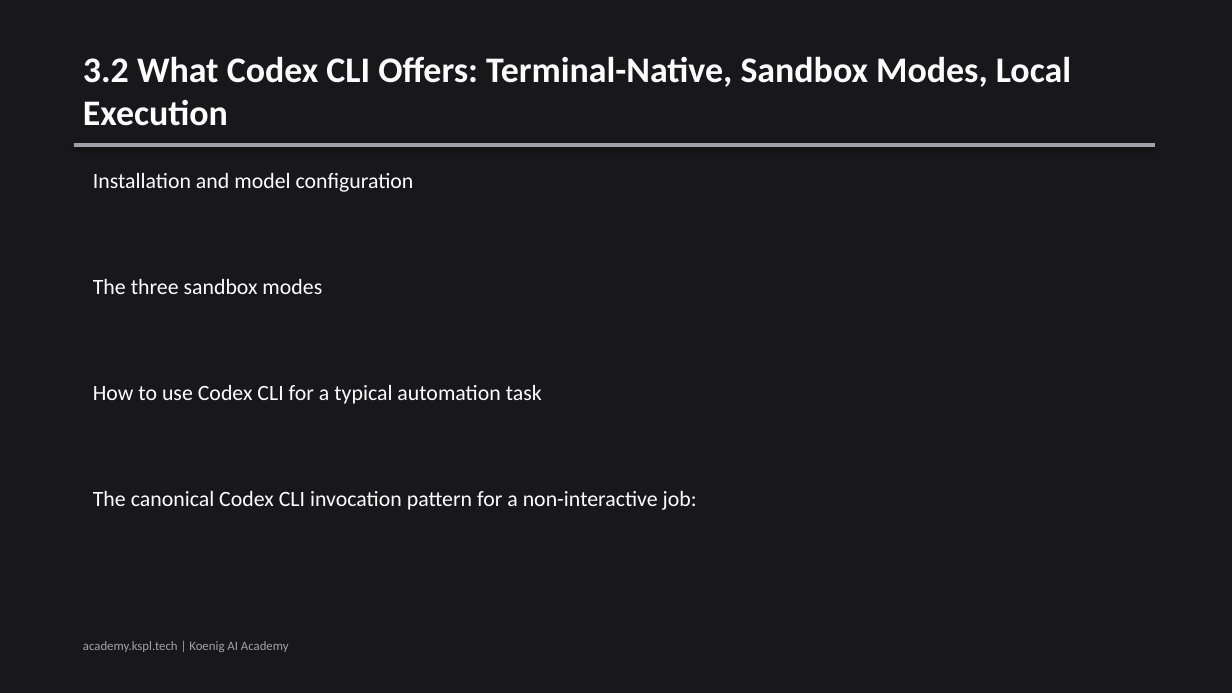
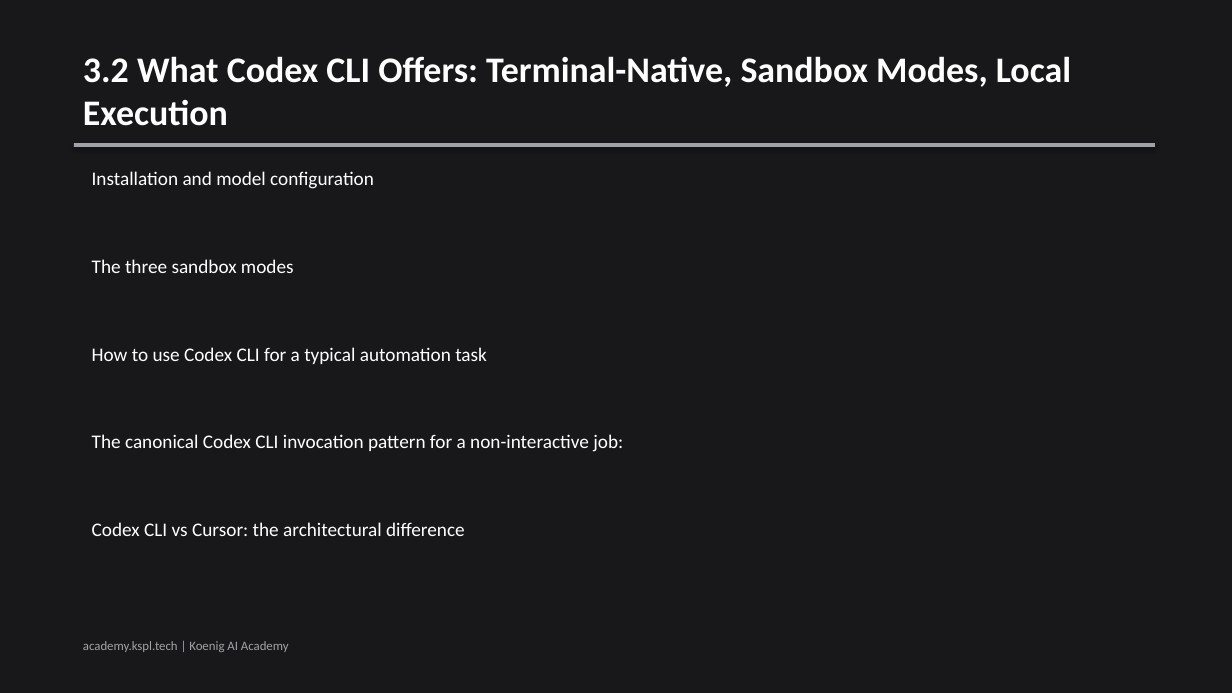
Before and after one commit to Koenig-Solutions-Private-Limited/koenig-ai-org, a slide deck: slide 3 of vault/courses/cursor-composer-2/03-cursor-cli-headless/slides.pptx. Drawn at 1232x693 pixels with LibreOffice and Linux fonts; fonts in the diff are those of the drawing. Boxes give left, top, right and bottom in pixels: in the first picture for what was removed or moved away, otherwise in the second. Text is boxed around its words. In the diff, an @@ line names an element or a change of style, - is before the commit and + after.

```diff
--- a/vault/courses/cursor-composer-2/03-cursor-cli-headless/slides.pptx
+++ b/vault/courses/cursor-composer-2/03-cursor-cli-headless/slides.pptx
@@ text "The three sandbox modes": place and size @@
-text "The three sandbox modes" at box(93, 279, 322, 294)
+text "The three sandbox modes" at box(92, 259, 294, 273)
@@ text "How to use Codex CLI ...": place and size @@
-text "How to use Codex CLI ..." at box(93, 385, 542, 404)
+text "How to use Codex CLI ..." at box(92, 347, 487, 364)
@@ size 17 to 15 pt in 4 elements at box(92, 171, 374, 189), box(92, 259, 294, 273), box(92, 347, 487, 364), box(92, 434, 623, 452) @@
@@ text "The canonical Codex CLI invocation ...": place and size @@
-text "The canonical Codex CLI invocation ..." at box(93, 491, 697, 510)
+text "The canonical Codex CLI invocation ..." at box(92, 434, 623, 452)
@@ text added at box(92, 522, 465, 536), 15 pt, text #FFFFFF @@
+Codex CLI vs Cursor: the architectural difference
```
Also in this commit, not shown: 3 other slides changed, 1 other file.
